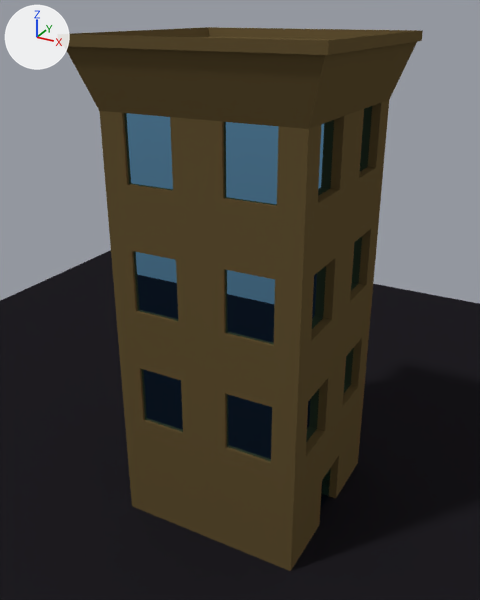
The Blender file Meshes/Blendfiles/office_building_tim.blend as it was, and as the next commit left it.
Before and after are seen from a camera (50 mm lens) standing at (3.0, -5.7, 5.26) and looking at (-0.09, -0.09, 2.45). The lights are fixed; the arrows at upper left show +X, +Y and +Z.

The older version as bpy lines, for what is in view:
```python
mat_window = bpy.data.materials.new('Window')
mat_window.use_nodes = True; mat_window.node_tree.nodes.clear()
_N = mat_window.node_tree.nodes; _L = mat_window.node_tree.links
n0 = _N.new('ShaderNodeOutputMaterial'); n0.name = 'Material Output'
n1 = _N.new('ShaderNodeBsdfAnisotropic'); n1.name = 'Glossy BSDF'
n1.distribution = 'GGX'
n1.inputs[0].default_value = (0.21, 0.507, 0.8, 1.0)  # 'Color', blue #7ebde7
n1.inputs[1].default_value = 0.0  # 'Roughness'
_L.new(n1.outputs[0], n0.inputs[0])  # 'BSDF' to 'Surface'
me_cube = bpy.data.meshes.new('Cube')
me_cube.from_pydata(...)  # 568 vertices, 566 faces; spans x -1.21..1.21, y -1.21..1.21, z -1.49..3.56
# faces by material slot: [516, 48, 2]
me_cube.materials.append(mat_material)
me_cube.materials.append(mat_window)
me_cube.materials.append(mat_door)
me_plane = bpy.data.meshes.new('Plane')
me_plane.from_pydata([(-1.0, -1.0, 0.0), (1.0, -1.0, 0.0), (-1.0, 1.0, 0.0), (1.0, 1.0, 0.0)], [], [(0, 1, 3, 2)])
me_plane.materials.append(mat_ground)  # black #1f1d22
ob_cube = bpy.data.objects.new('Cube', me_cube)
ob_cube.location = (0.0, 0.0, 1.5)
ob_plane = bpy.data.objects.new('Plane', me_plane)
ob_plane.location = (0.0, 0.0, 0.03)
ob_plane.scale = (6.83, 6.83, 6.83)
```
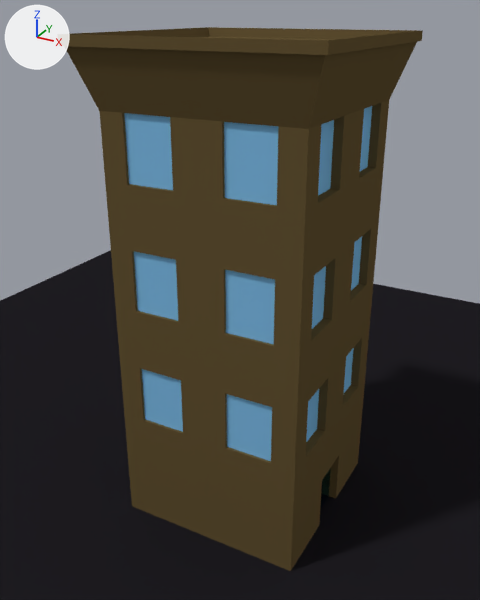
Pixel boxes (x1, y1, x2, y2) of what changed, in the pictures (480 x 600 px):
'Cube', recoloured: (121, 103, 376, 464) in both

Patch to the scene script:
```diff
--- a/Meshes/Blendfiles/office_building_tim.blend.py
+++ b/Meshes/Blendfiles/office_building_tim.blend.py
@@ mat_window @@
 n0 = _N.new('ShaderNodeOutputMaterial'); n0.name = 'Material Output'
-n1 = _N.new('ShaderNodeBsdfAnisotropic'); n1.name = 'Glossy BSDF'
-n1.distribution = 'GGX'
-n1.inputs[0].default_value = (0.21, 0.507, 0.8, 1.0)  # 'Color', blue #7ebde7
-n1.inputs[1].default_value = 0.0  # 'Roughness'
-_L.new(n1.outputs[0], n0.inputs[0])  # 'BSDF' to 'Surface'
+n2 = _N.new('ShaderNodeBsdfDiffuse'); n2.name = 'Diffuse BSDF'
+n2.inputs[0].default_value = (0.21, 0.507, 0.8, 1.0)  # 'Color', blue #7ebde7
+_L.new(n2.outputs[0], n0.inputs[0])  # 'BSDF' to 'Surface'
```
